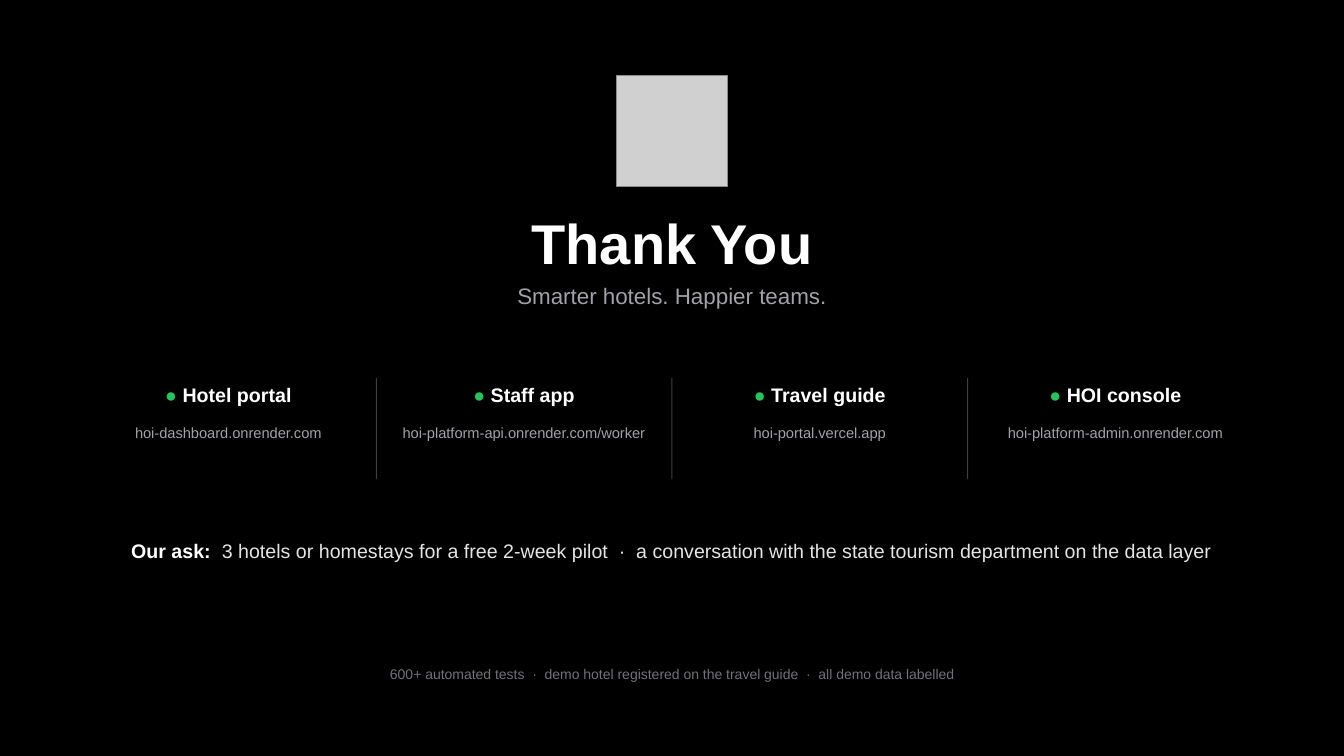
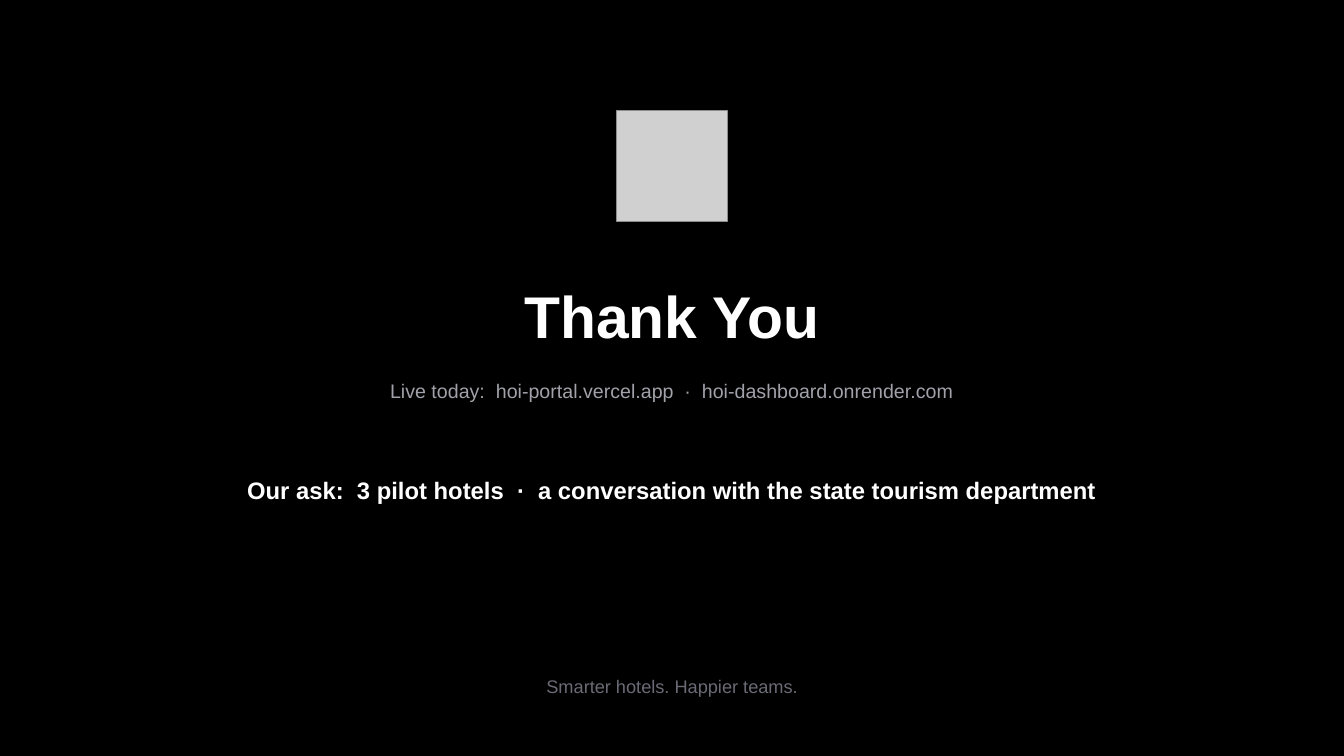
Before and after one commit to Ashu-Stark/Hospitality-, a slide deck: slide 11 of docs/HOI_Final_Pitch.pptx (slide 12 before the commit). Drawn at 1344x756 pixels with LibreOffice and Linux fonts; fonts in the diff are those of the drawing; grey boxes stand for pictures. Boxes give left, top, right and bottom in pixels: in the first picture for what was removed or moved away, otherwise in the second. Text is boxed around its words. In the diff, an @@ line names an element or a change of style, - is before the commit and + after.

```diff
--- a/docs/HOI_Final_Pitch.pptx
+++ b/docs/HOI_Final_Pitch.pptx
@@ picture: place and size @@
-picture at [617,76,728,187]
+picture at [617,111,728,222]
@@ text "Thank You": place and size @@
-text "Thank You" at [532,223,812,265]
+text "Thank You" at [524,295,820,339]
@@ text "Thank You" at [524,295,820,339]: size 40 to 42 pt @@
@@ text "Live today: hoi-portal.vercel.app · hoi-dashboard.onrender.c ..." at [390,384,953,402]: vertical alignment top to middle @@
@@ text removed at [183,387,291,406] @@
-● Hotel portal
@@ line removed from (376, 378) to (376, 479) @@
@@ text at [390,384,953,402]: text changed; size 10.5 to 14 pt @@
-hoi-portal.vercel.app
+Live today: hoi-portal.vercel.app · hoi-dashboard.onrender.com
@@ text removed at [491,387,575,406] @@
-● Staff app
@@ line removed from (673, 378) to (673, 479) @@
@@ text removed at [771,387,885,406] @@
-● Travel guide
@@ line removed from (968, 378) to (968, 479) @@
@@ text removed at [1067,387,1181,403] @@
-● HOI console
@@ text removed at [135,427,322,438] @@
-hoi-dashboard.onrender.com
@@ text removed at [403,427,645,441] @@
-hoi-platform-api.onrender.com/worker
@@ text removed at [1008,427,1223,441] @@
-hoi-platform-admin.onrender.com
@@ text "Our ask: 3 pilot hotels ..." at [247,481,1096,504]: vertical alignment top to middle @@
@@ text at [247,481,1096,504]: text changed; size 14 to 17 pt; text colour #E4E4E7 to #FFFFFF; bold on @@
-Our ask: 3 hotels or homestays for a free 2-week pilot · a conversation with the state tourism department on the data layer
+Our ask: 3 pilot hotels · a conversation with the state tourism department
@@ text "Smarter hotels. Happier teams.": place and size @@
-text "Smarter hotels. Happier teams." at [517,288,826,309]
+text "Smarter hotels. Happier teams." at [546,680,797,697]
@@ text "Smarter hotels. Happier teams." at [546,680,797,697]: size 16 to 13 pt, text colour #A1A1AA to #6B6B76; vertical alignment top to middle @@
@@ text removed at [390,669,954,682] @@
-600+ automated tests · demo hotel registered on the travel guide · all demo data labelled
```
Also in this commit, not shown: 2 other slides changed, 8 slides added, 9 slides removed.
